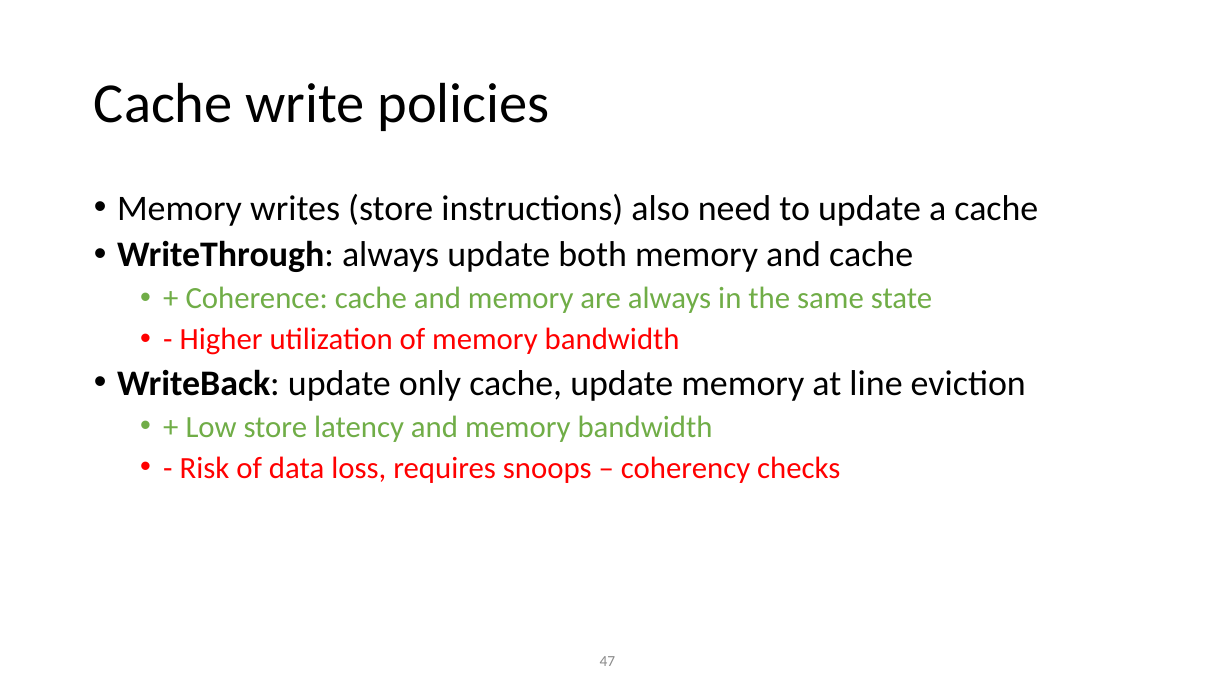
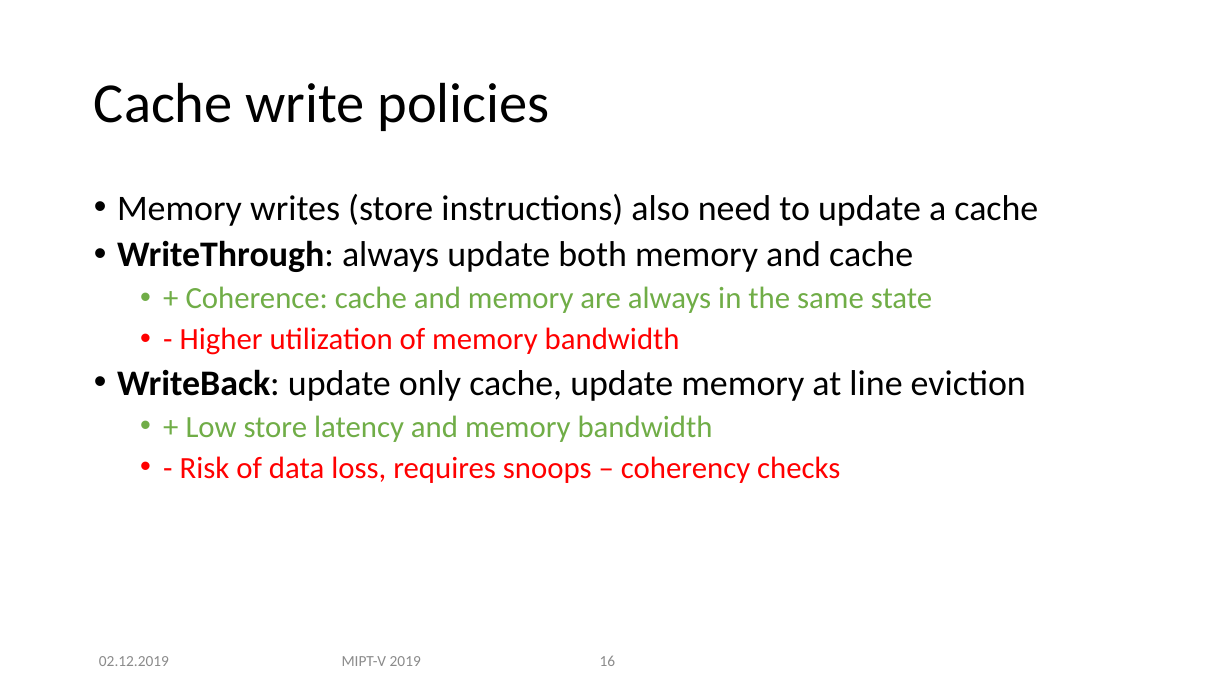
Before and after one commit to MIPT-ILab/ca-lectures, a slide deck: slide 16 of mipt-mips/2019/L9/Lecture 9 - Caches, part 2.pptx (slide 47 before the commit). Drawn at 1232x693 pixels with LibreOffice and Linux fonts; fonts in the diff are those of the drawing; background and template pictures are left out. Boxes give left, top, right and bottom in pixels: in the first picture for what was removed or moved away, otherwise in the second. Text is boxed around its words. In the diff, an @@ line names an element or a change of style, - is before the commit and + after.

Commit message:
Update namings & dates in Cache lectures

```diff
--- a/mipt-mips/2019/L9/Lecture 9 - Caches, part 2.pptx
+++ b/mipt-mips/2019/L9/Lecture 9 - Caches, part 2.pptx
@@ text added at bbox=[99, 656, 169, 666], 12 pt, text #8C8C8C @@
+02.12.2019
@@ text added at bbox=[342, 656, 421, 666], 12 pt, text #8C8C8C @@
+MIPT-V 2019
@@ page number at bbox=[600, 655, 616, 666]: text changed @@
-47
+16
```
Also in this commit, not shown: 18 other slides changed, 31 slides removed, 2 other files.
